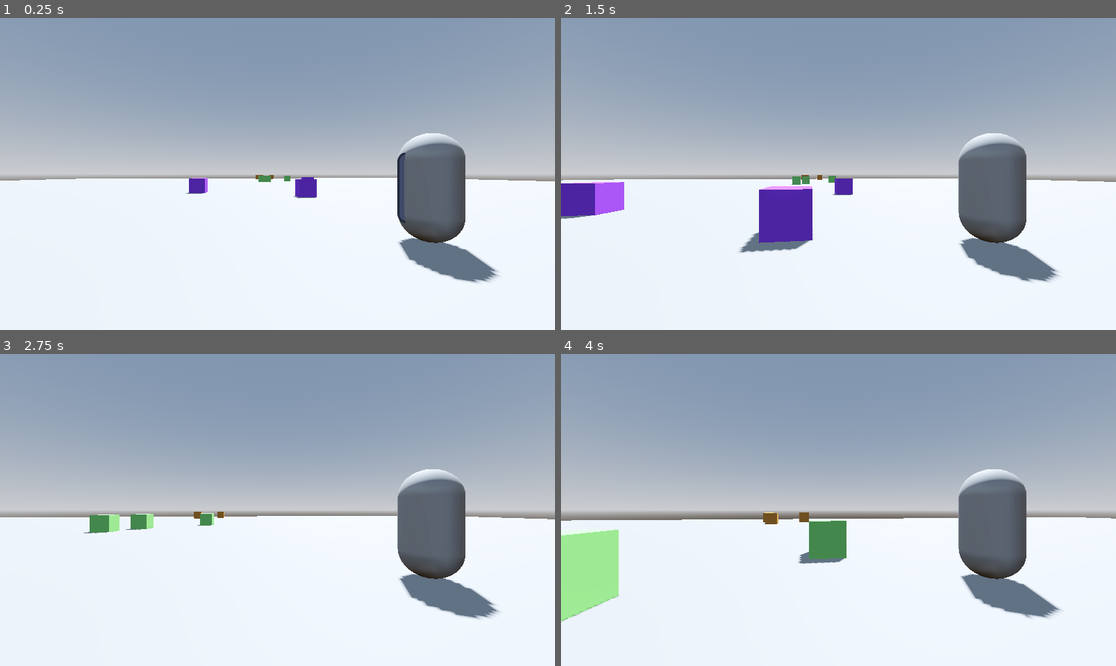
Above: before the commit, frames 1-4 (two rows, left to right).
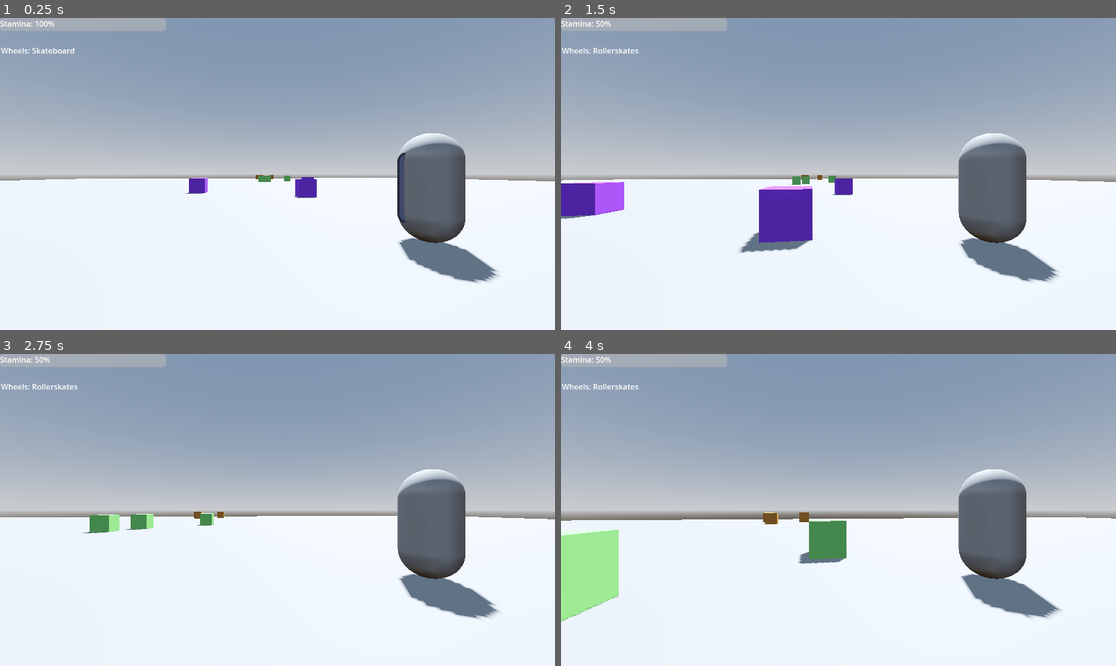
Above: after the commit, the same moments.

Repository: Creasiion/Wheelies-Escapade
Game: Godot game, scene res://world.tscn
The game is run twice, just before and just after one commit, with the same random seed, the same clock (stepped at 60 frames per second) and the same inputs. The engine's default icon, where the game draws it, is replaced by a stand-in: a white triangle on a blue panel in a dark square.
Inputs:
- Up to frame 1 (0.25 s): no input
- Up to frame 2 (1.5 s): hold Right (ui_right) 0.53-1.28 s; hold Down (ui_down) from 1.28 s (still down)
- Up to frame 3 (2.75 s): release Down (ui_down) at 2.03 s; hold Right (ui_right) from 2.03 s (still down)
- Up to frame 4 (4 s): release Right (ui_right) at 2.78 s; hold Up (ui_up) 2.78-3.53 s; hold Left (ui_left) from 3.53 s (still down)

The runs differ from the first frame. In frame 1, 1.3% of the frame differs, in the area x 0-30%, y 0-12%; in frame 2, 1.3%; in frame 3, 1.3%; in frame 4, 1.3%.

Commit message:
Added in UI for stamina and current wheels

Diff:
--- /dev/null
+++ b/ingame_ui.tscn
@@ -0,0 +1,26 @@
+[gd_scene format=3 uid="uid://dnd6bfxj2jk12"]
+
+[node name="Ingame UI" type="CanvasLayer"]
+
+[node name="WheelsLabel" type="Label" parent="."]
+offset_left = 2.0
+offset_top = 56.0
+offset_right = 258.0
+offset_bottom = 94.0
+text = "Wheels: Skateboard"
+
+[node name="ScoreLabel" type="Label" parent="."]
+offset_left = 1.0
+offset_top = 95.0
+offset_right = 258.0
+offset_bottom = 130.0
+
+[node name="StaminaBar" type="ProgressBar" parent="."]
+offset_right = 345.0
+offset_bottom = 27.0
+show_percentage = false
+
+[node name="StaminaLabelText" type="Label" parent="StaminaBar"]
+layout_mode = 0
+offset_right = 40.0
+offset_bottom = 23.0
--- a/player.gd
+++ b/player.gd
@@ -9,11 +9,17 @@
 var stamina: int
 var move_speed: float
 var current_wheel_index := 0
+var hud: Node = null
 
 func _ready():
 	if wheel_options.size() > 0:
 		wheels = wheel_options[current_wheel_index]
-		apply_wheels()
+
+	hud = get_node_or_null("/root/World/Ingame UI")
+	if hud:
+		hud.show()
+
+	apply_wheels()
 
 func _physics_process(_delta: float) -> void:
 
@@ -25,13 +31,11 @@
 	else:
 		velocity.x = move_toward(velocity.x, 0, move_speed)
 
-
 	move_and_slide()
 
 	# Switch wheels when Down Arrow or S is pressed
 	if Input.is_action_just_pressed("ui_down"):
 		switch_wheels()
-
 
 func switch_wheels():
 	current_wheel_index = (current_wheel_index + 1) % wheel_options.size()
@@ -43,3 +47,17 @@
 	stamina = wheels.max_stamina
 	move_speed = wheels.move_speed
 	$Sprite3D.texture = wheels.character_sprite
+	update_hud()
+
+
+func update_hud():
+	if not hud:
+		return
+	var stamina_bar = hud.get_node("StaminaBar")
+	stamina_bar.max_value = wheels.max_stamina
+	stamina_bar.value = stamina
+	stamina_bar.get_node("StaminaLabelText").text = "Stamina: " + str(round(stamina)) + "%"
+
+	hud.get_node("WheelsLabel").text = "Wheels: " + wheels.display_name
+
+	#hud.get_node("ScoreLabel").text = "Score: " + str(score)
--- a/world.tscn
+++ b/world.tscn
@@ -1,10 +1,11 @@
-[gd_scene load_steps=12 format=3 uid="uid://c0gq8lfxiwhso"]
+[gd_scene load_steps=13 format=3 uid="uid://c0gq8lfxiwhso"]
 
 [ext_resource type="Script" uid="uid://kr6cac70yja3" path="res://player.gd" id="1_f3sb7"]
 [ext_resource type="Script" uid="uid://caj8wn8i3kdfo" path="res://Vehicles/Wheels.gd" id="2_036b0"]
 [ext_resource type="Resource" uid="uid://dostjw7hy64l0" path="res://Vehicles/skateboard.tres" id="3_dwbse"]
 [ext_resource type="PackedScene" uid="uid://bgcmyamfppj56" path="res://terrain_controller.tscn" id="3_tlwt5"]
 [ext_resource type="Resource" uid="uid://bs1fkwv3sfbm4" path="res://Vehicles/rollerskates.tres" id="4_pkg7o"]
+[ext_resource type="PackedScene" uid="uid://dnd6bfxj2jk12" path="res://ingame_ui.tscn" id="6_dwbse"]
 
 [sub_resource type="ProceduralSkyMaterial" id="ProceduralSkyMaterial_gv5m4"]
 sky_horizon_color = Color(0.662243, 0.671743, 0.686743, 1)
@@ -56,3 +57,5 @@
 
 [node name="General Flooring" type="MeshInstance3D" parent="."]
 mesh = SubResource("PlaneMesh_fj7yv")
+
+[node name="Ingame UI" parent="." instance=ExtResource("6_dwbse")]
